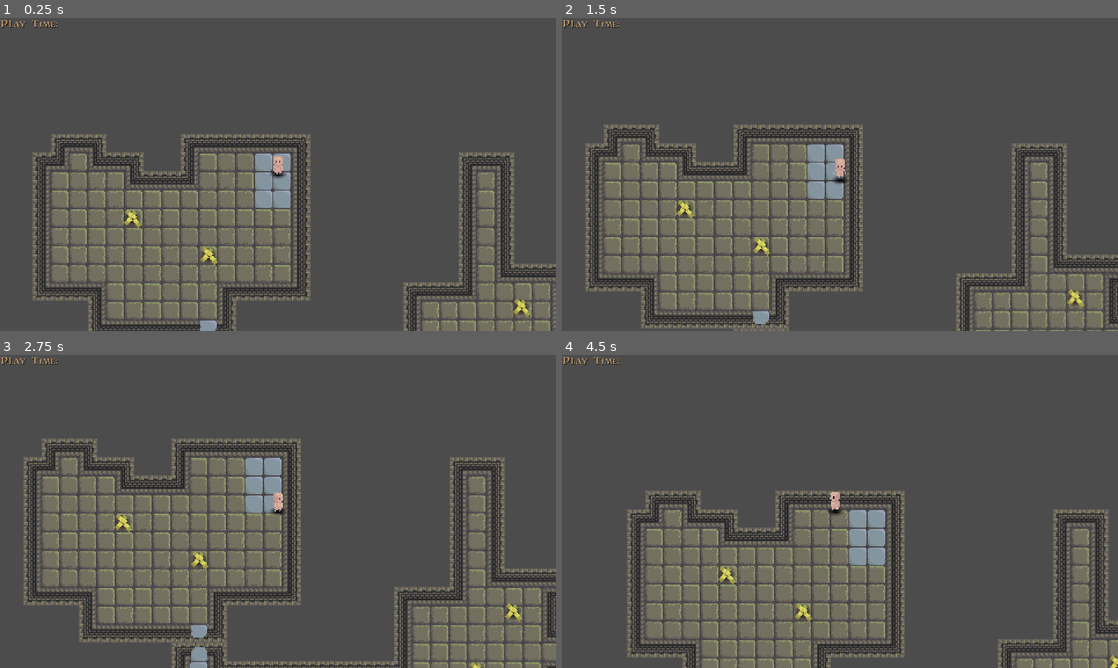
Above: before the commit, frames 1-4 (two rows, left to right).
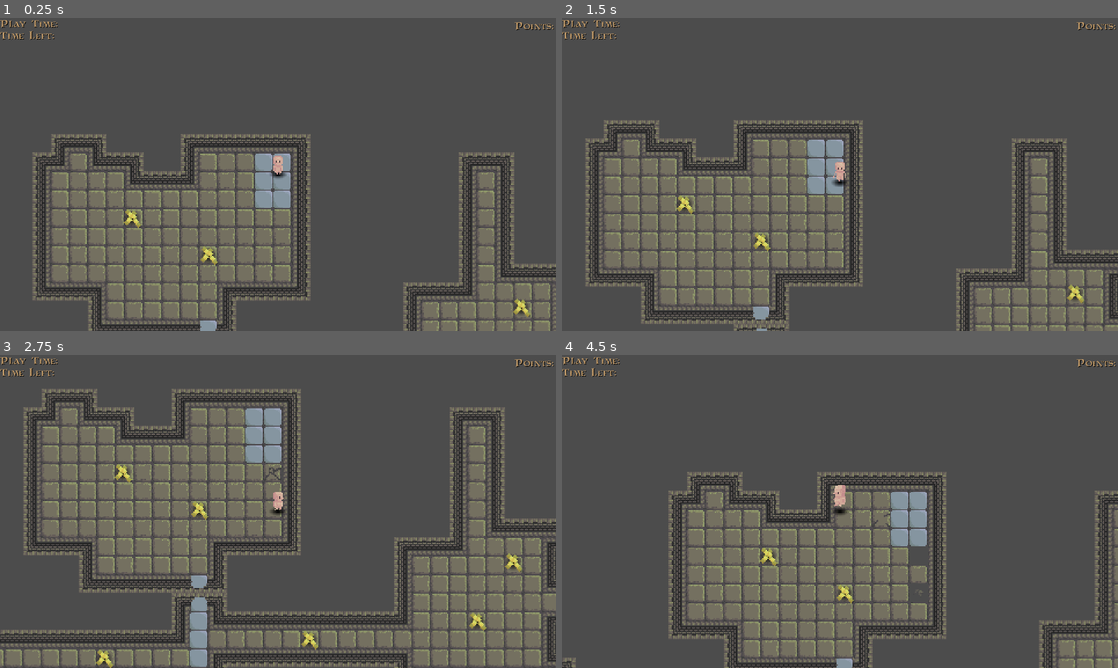
Above: after the commit, the same moments.

Repository: ObsidianBlk/DungeonFall
Game: Godot game, scene res://World.tscn
Same seed, same stepped clock (60 frames per second), same inputs: the game is played once before the commit and once after it.
Inputs:
- Up to frame 1 (0.25 s): no input
- Up to frame 2 (1.5 s): tap Enter at 0.5 s; hold D (move_right) 0.53-1.28 s; tap Space (jump) at 0.6, 0.77, 1.07 s; hold S (move_down) from 1.28 s (still down); tap Ctrl at 1.35 s
- Up to frame 3 (2.75 s): tap Space (jump) at 1.52, 1.55, 1.82, 2.3 s; release S (move_down) at 2.03 s; hold D (move_right) from 2.03 s (still down); hold Shift from 2.03 s (still down)
- Up to frame 4 (4.5 s): tap Space (jump) at 2.75, 3.02, 3.05, 3.32, 3.6, 3.77, 4.07 s; release D (move_right) at 2.78 s; release Shift at 2.78 s; hold W (move_up) 2.78-3.53 s; tap R at 2.85 s; hold A (move_left) from 3.53 s (still down); tap Ctrl at 4.35 s

The runs differ from the first frame. In frame 1, 0.2% of the frame differs, in the area x 0-100%, y 1-8%; in frame 2, 13%; in frame 3, 33%, in the area x 0-100%, y 1-100%; in frame 4, 22%.

Commit message:
Tweaked player-maptile interactions. Allowed for player speed to be changed outside of class. Fixed player death to idle reset issue. Points now display in UI.

Diff:
--- a/World.tscn
+++ b/World.tscn
@@ -1,10 +1,11 @@
-[gd_scene load_steps=18 format=2]
-
-[ext_resource path="res://scripts/UI/Timer.gd" type="Script" id=1]
+[gd_scene load_steps=19 format=2]
+
+[ext_resource path="res://scripts/UI/ValTracker.gd" type="Script" id=1]
 [ext_resource path="res://objects/player/Player.tscn" type="PackedScene" id=2]
 [ext_resource path="res://objects/camera/Camera.tscn" type="PackedScene" id=3]
 [ext_resource path="res://scripts/World.gd" type="Script" id=4]
 [ext_resource path="res://scripts/UI/TimersCTRL.gd" type="Script" id=5]
+[ext_resource path="res://scripts/UI/SimpleUI.gd" type="Script" id=6]
 
 [sub_resource type="DynamicFontData" id=1]
 font_path = "res://assets/fonts/SATAM___.TTF"
@@ -59,6 +60,7 @@
 
 [node name="Player" parent="Perma_Objects" instance=ExtResource( 2 )]
 position = Vector2( 71.7173, 75.7264 )
+units_per_second = 6
 
 [node name="Camera" parent="Perma_Objects" instance=ExtResource( 3 )]
 
@@ -103,26 +105,23 @@
 "_edit_use_anchors_": false
 }
 
-[node name="Top Bar" type="HBoxContainer" parent="CanvasLayer/UI/Game"]
-anchor_right = 1.0
-margin_bottom = 172.0
-__meta__ = {
-"_edit_use_anchors_": false
-}
-
-[node name="Timers" type="VBoxContainer" parent="CanvasLayer/UI/Game/Top Bar"]
+[node name="Timers" type="VBoxContainer" parent="CanvasLayer/UI/Game"]
 margin_right = 308.0
 margin_bottom = 172.0
 script = ExtResource( 5 )
-
-[node name="Play Time" type="HBoxContainer" parent="CanvasLayer/UI/Game/Top Bar/Timers"]
+__meta__ = {
+"_edit_use_anchors_": false
+}
+
+[node name="Play Time" type="HBoxContainer" parent="CanvasLayer/UI/Game/Timers"]
 margin_right = 308.0
 margin_bottom = 55.0
 custom_constants/separation = 24
 script = ExtResource( 1 )
 signal_name = "play_time_changed"
-
-[node name="Label" type="Label" parent="CanvasLayer/UI/Game/Top Bar/Timers/Play Time"]
+value_label_node_path = NodePath("Time")
+
+[node name="Label" type="Label" parent="CanvasLayer/UI/Game/Timers/Play Time"]
 margin_top = 9.0
 margin_right = 200.0
 margin_bottom = 46.0
@@ -133,7 +132,7 @@
 custom_constants/shadow_offset_y = 2
 text = "Play Time:"
 
-[node name="Time" type="Label" parent="CanvasLayer/UI/Game/Top Bar/Timers/Play Time"]
+[node name="Time" type="Label" parent="CanvasLayer/UI/Game/Timers/Play Time"]
 margin_left = 224.0
 margin_right = 308.0
 margin_bottom = 55.0
@@ -141,15 +140,16 @@
 custom_colors/font_color = Color( 0.67451, 0.67451, 0.67451, 1 )
 text = "0.00"
 
-[node name="Level Time" type="HBoxContainer" parent="CanvasLayer/UI/Game/Top Bar/Timers"]
+[node name="Level Time" type="HBoxContainer" parent="CanvasLayer/UI/Game/Timers"]
 margin_top = 59.0
 margin_right = 308.0
 margin_bottom = 114.0
 custom_constants/separation = 36
 script = ExtResource( 1 )
 signal_name = "level_time_changed"
-
-[node name="Label" type="Label" parent="CanvasLayer/UI/Game/Top Bar/Timers/Level Time"]
+value_label_node_path = NodePath("Time")
+
+[node name="Label" type="Label" parent="CanvasLayer/UI/Game/Timers/Level Time"]
 margin_top = 9.0
 margin_right = 188.0
 margin_bottom = 46.0
@@ -160,7 +160,7 @@
 custom_constants/shadow_offset_y = 2
 text = "Time Left:"
 
-[node name="Time" type="Label" parent="CanvasLayer/UI/Game/Top Bar/Timers/Level Time"]
+[node name="Time" type="Label" parent="CanvasLayer/UI/Game/Timers/Level Time"]
 margin_left = 224.0
 margin_right = 308.0
 margin_bottom = 55.0
@@ -168,10 +168,46 @@
 custom_colors/font_color = Color( 0.913725, 0.329412, 0.14902, 1 )
 text = "0.00"
 
+[node name="Points" type="HBoxContainer" parent="CanvasLayer/UI/Game"]
+anchor_left = 1.0
+anchor_right = 1.0
+anchor_bottom = 0.052
+margin_left = -413.0
+margin_right = -2.0
+margin_bottom = -2.16
+alignment = 2
+script = ExtResource( 1 )
+__meta__ = {
+"_edit_use_anchors_": false
+}
+signal_name = "points_value_changed"
+value_label_node_path = NodePath("Value")
+
+[node name="Label" type="Label" parent="CanvasLayer/UI/Game/Points"]
+margin_left = 247.0
+margin_top = 9.0
+margin_right = 383.0
+margin_bottom = 46.0
+custom_fonts/font = SubResource( 2 )
+custom_colors/font_color = Color( 0.764706, 0.611765, 0.415686, 1 )
+custom_colors/font_color_shadow = Color( 0, 0, 0, 1 )
+custom_constants/shadow_offset_x = 2
+custom_constants/shadow_offset_y = 2
+text = "Points:"
+
+[node name="Value" type="Label" parent="CanvasLayer/UI/Game/Points"]
+margin_left = 387.0
+margin_right = 411.0
+margin_bottom = 55.0
+custom_fonts/font = SubResource( 4 )
+custom_colors/font_color = Color( 0.67451, 0.67451, 0.67451, 1 )
+text = "0"
+
 [node name="Level Transition" type="Control" parent="CanvasLayer/UI"]
 visible = false
 anchor_right = 1.0
 anchor_bottom = 1.0
+script = ExtResource( 6 )
 __meta__ = {
 "_edit_use_anchors_": false
 }
@@ -199,9 +235,9 @@
 
 [node name="Info" type="VBoxContainer" parent="CanvasLayer/UI/Level Transition/CenterContainer"]
 margin_left = 469.0
-margin_top = 452.0
+margin_top = 423.0
 margin_right = 1451.0
-margin_bottom = 627.0
+margin_bottom = 657.0
 
 [node name="Label" type="Label" parent="CanvasLayer/UI/Level Transition/CenterContainer/Info"]
 margin_right = 982.0
@@ -216,6 +252,7 @@
 margin_bottom = 132.0
 script = ExtResource( 1 )
 signal_name = "play_time_changed"
+value_label_node_path = NodePath("Time")
 
 [node name="Label" type="Label" parent="CanvasLayer/UI/Level Transition/CenterContainer/Info/CompTime"]
 margin_top = 8.0
@@ -232,10 +269,33 @@
 custom_fonts/font = SubResource( 10 )
 text = "0.00"
 
-[node name="BTN_NextLevel" type="Button" parent="CanvasLayer/UI/Level Transition/CenterContainer/Info"]
+[node name="CompPoints" type="HBoxContainer" parent="CanvasLayer/UI/Level Transition/CenterContainer/Info"]
 margin_top = 136.0
 margin_right = 982.0
-margin_bottom = 175.0
+margin_bottom = 191.0
+script = ExtResource( 1 )
+signal_name = "points_value_changed"
+value_label_node_path = NodePath("Points")
+
+[node name="Label" type="Label" parent="CanvasLayer/UI/Level Transition/CenterContainer/Info/CompPoints"]
+margin_top = 8.0
+margin_right = 273.0
+margin_bottom = 47.0
+custom_fonts/font = SubResource( 8 )
+custom_colors/font_color = Color( 0.752941, 0.760784, 0.635294, 1 )
+text = "Total Points:"
+
+[node name="Points" type="Label" parent="CanvasLayer/UI/Level Transition/CenterContainer/Info/CompPoints"]
+margin_left = 277.0
+margin_right = 301.0
+margin_bottom = 55.0
+custom_fonts/font = SubResource( 10 )
+text = "0"
+
+[node name="BTN_NextLevel" type="Button" parent="CanvasLayer/UI/Level Transition/CenterContainer/Info"]
+margin_top = 195.0
+margin_right = 982.0
+margin_bottom = 234.0
 custom_fonts/font = SubResource( 12 )
 text = "Continue to Next Level"
 
@@ -245,3 +305,4 @@
 anchor_bottom = 1.0
 [connection signal="dead" from="Perma_Objects/Player" to="." method="_on_player_death"]
 [connection signal="pressed" from="CanvasLayer/UI/Level Transition/CenterContainer/Info/BTN_NextLevel" to="." method="_on_continue_to_level"]
+[connection signal="pressed" from="CanvasLayer/UI/Level Transition/CenterContainer/Info/BTN_NextLevel" to="CanvasLayer/UI/Level Transition" method="_on_change_visible" binds= [ false ]]
--- a/levels/test_level/Test_Level.tscn
+++ b/levels/test_level/Test_Level.tscn
@@ -11,6 +11,8 @@
 [node name="Test_Level" type="Node2D"]
 script = ExtResource( 3 )
 level_name = "Test Level"
+level_max_timer = 15.0
+level_timer_autostart = false
 next_level_path = "res://levels/Test2_Level.tscn"
 map_node_path = NodePath("Map")
 player_container_node_path = NodePath("Player_Container")
--- a/objects/player/Player.gd
+++ b/objects/player/Player.gd
@@ -5,7 +5,6 @@
 signal dead
 
 const PIXELS_PER_UNIT = 16
-const UNITS_PER_SECOND = 4
 
 
 enum ACTION {DOWN=0, UP=1, LEFT=2, RIGHT=3}
@@ -15,7 +14,9 @@
 export var down_texture : Resource = null
 export var right_texture : Resource = null
 export var map_node_path : NodePath = "" setget _set_map_node_path
+export(int, 1, 1000) var units_per_second = 4
 export(float, 0.0, 200.0) var max_hp = 100.0
+export(int, 0, 16) var footprint = 2 # In pixels
 export(float, 0.1) var jump_height_time = 0.5 # in seconds
 export(float, 0.0) var jump_coyote_time = 0.25 # in seconds
 export(float, 0.1) var jump_scale_delta = 0.1 # The change in scale from baseline to max jump height.
@@ -141,7 +142,7 @@
 
 func is_over_pit():
 	if map_node != null and map_node.has_method("is_over_pit"):
-		return map_node.is_over_pit(global_position)
+		return map_node.is_over_pit(global_position, footprint)
 	return false
 
 func move(delta, dx, dy):
@@ -163,7 +164,8 @@
 			dy = 1
 		velocity.y = dy
 
-	velocity = velocity.normalized() * (PIXELS_PER_UNIT * UNITS_PER_SECOND * delta)
+	velocity = velocity.normalized() * (PIXELS_PER_UNIT * units_per_second * delta)
+	#print("Velocity: ", velocity)
 	update_facing() # Not sure if I'll keep this here
 
 
--- a/objects/player/Player.tscn
+++ b/objects/player/Player.tscn
@@ -101,6 +101,7 @@
 [sub_resource type="Animation" id=4]
 resource_name = "idle"
 length = 0.1
+loop = true
 tracks/0/type = "value"
 tracks/0/path = NodePath("Body:frame")
 tracks/0/interp = 1
@@ -370,7 +371,7 @@
 input_2/auto_advance = false
 
 [sub_resource type="AnimationNodeBlendTree" id=24]
-graph_offset = Vector2( -720, 68.5 )
+graph_offset = Vector2( -770.182, -36.5 )
 nodes/Animation/node = SubResource( 17 )
 nodes/Animation/position = Vector2( -607, 39 )
 "nodes/Animation 2/node" = SubResource( 10 )
@@ -400,7 +401,7 @@
 nodes/run_mult/position = Vector2( -400, -120 )
 nodes/state/node = SubResource( 23 )
 nodes/state/position = Vector2( 120, 160 )
-node_connections = [ "idle", 0, "Animation", "idle", 1, "Ani …(87 unchanged characters)… OneShot", "OneShot", 0, "Animation 8", "moving", 0, "run_mult", "moving", 1, "idle", "run_mult", 0, "Animation 3", "air", 0, "Animation 4", "air", 1, "Animation 5", "air", 2, "Animation 6", "air", 3, "Animation 7" ]
+node_connections = [ "idle", 0, "Animation", "idle", 1, "Ani …(87 unchanged characters)… OneShot", "OneShot", 0, "Animation 8", "air", 0, "Animation 4", "air", 1, "Animation 5", "air", 2, "Animation 6", "air", 3, "Animation 7", "moving", 0, "run_mult", "moving", 1, "idle", "run_mult", 0, "Animation 3" ]
 
 [node name="Player" type="KinematicBody2D"]
 collision_layer = 256
--- a/objects/player/states/air.gd
+++ b/objects/player/states/air.gd
@@ -31,7 +31,9 @@
 		if host.is_over_pit():
 			emit_signal("finished", "death")
 			return
-		host.set_anim_param("parameters/air/current", 3)
+		emit_signal("finished", "idle")
+		return
+		#host.set_anim_param("parameters/air/current", 3)
 	else:
 		move(delta)
 		if host.jump_time >= 0.0: # Jumping
--- a/project.godot
+++ b/project.godot
@@ -10,6 +10,11 @@
 
 _global_script_classes=[ {
 "base": "Node2D",
+"class": "CollapsingTile",
+"language": "GDScript",
+"path": "res://scripts/CollapsingTile.gd"
+}, {
+"base": "Node2D",
 "class": "DFWorld",
 "language": "GDScript",
 "path": "res://scripts/World.gd"
@@ -20,6 +25,7 @@
 "path": "res://scripts/FSM/State.gd"
 } ]
 _global_script_class_icons={
+"CollapsingTile": "",
 "DFWorld": "",
 "State": ""
 }
--- /dev/null
+++ b/scripts/CollapsingTile.gd
@@ -0,0 +1,11 @@
+extends Node2D
+class_name CollapsingTile
+
+
+var safe = true
+
+func is_safe():
+	return safe
+
+func _unsafe():
+	safe = false
--- a/scripts/DFLevel.gd
+++ b/scripts/DFLevel.gd
@@ -10,6 +10,7 @@
 
 export var level_name : String = "Level"
 export var level_max_timer : float = 0.0
+export var level_timer_autostart : bool = true
 export var next_level_path : String = ""
 export var next_level_proceedural : bool = false
 export var next_level_seed : int = 0
@@ -20,9 +21,11 @@
 export var player_start_path : NodePath = ""
 
 
+var start_pos = null
 var player_node : Node2D = null
 var camera_node : Node2D = null
 
+var timer_started = false
 var play_timer = 0.0
 var last_play_timer = ""
 var last_level_timer = ""
@@ -35,26 +38,37 @@
 	var map = get_node(map_node_path)
 	if map != null:
 		map.connect("pickup", self, "_on_pickup")
+	emit_signal("point_update", points)
+	emit_signal("play_timer_changed", play_timer)
+	if level_max_timer > 0.0:
+		emit_signal("level_timer_changed", level_max_timer - play_timer)
+	else:
+		emit_signal("level_timer_changed", 0)
+	timer_started = level_timer_autostart
 
 func _physics_process(delta):
-	play_timer += delta
-	var new_play_timer = str(play_timer).pad_decimals(2)
-	if new_play_timer != last_play_timer:
-		last_play_timer = new_play_timer
-		emit_signal("play_timer_changed", play_timer)
-	if level_max_timer > 0.0 and not collpased:
-		if level_max_timer - play_timer <= 0.0:
-			collpased = true
-			emit_signal("level_timer_changed", 0.0)
-			print("Collapse the floors!")
-			var map = get_node(map_node_path)
-			if map != null:
-				map._collapse_level()
-		else:
-			var new_level_timer = str(level_max_timer - play_timer).pad_decimals(2)
-			if new_level_timer != last_level_timer:
-				last_level_timer = new_level_timer
-				emit_signal("level_timer_changed", level_max_timer - play_timer)
+	if timer_started:
+		play_timer += delta
+		var new_play_timer = str(play_timer).pad_decimals(2)
+		if new_play_timer != last_play_timer:
+			last_play_timer = new_play_timer
+			emit_signal("play_timer_changed", play_timer)
+		if level_max_timer > 0.0 and not collpased:
+			if level_max_timer - play_timer <= 0.0:
+				collpased = true
+				emit_signal("level_timer_changed", 0.0)
+				print("Collapse the floors!")
+				var map = get_node(map_node_path)
+				if map != null:
+					map._collapse_level()
+			else:
+				var new_level_timer = str(level_max_timer - play_timer).pad_decimals(2)
+				if new_level_timer != last_level_timer:
+					last_level_timer = new_level_timer
+					emit_signal("level_timer_changed", level_max_timer - play_timer)
+	elif start_pos != null:
+		if start_pos != player_node.global_position or player_node.inair:
+			timer_started = true
 
 
 func _swap_to_container(container : Node2D, obj : Node2D):
@@ -82,8 +96,9 @@
 
 	if container != null and player_start != null:
 		player_node = player
+		start_pos = player_start.global_position
 		_swap_to_container(container, player)
-		player.global_position = player_start.global_position
+		player.global_position = start_pos
 		player.map_node_path = self.get_path()
 		map.set_player(player)
 		_connect_camera_to_player()
@@ -118,11 +133,11 @@
 	camera_node = null
 
 
-func is_over_pit(pos : Vector2):
+func is_over_pit(pos : Vector2, footprint : int = 0):
 	if map_node_path != "":
 		var map = get_node(map_node_path)
 		if map != null:
-			return map._is_over_pit(pos)
+			return map._is_over_pit(pos, footprint)
 	return false
 
 
--- a/scripts/Map.gd
+++ b/scripts/Map.gd
@@ -113,15 +113,27 @@
 			_redraw_floors()
 	else:
 		if floors_map != null and player != null and not player.inair:
-			var mpos = floors_map.world_to_map(player.position)
-			var tindex = floors_map.get_cellv(mpos)
-			if tindex >= 1 and tindex <= floor_tile_count:
-				_set_collapsing_tile(mpos)
+			if player.footprint > 0:
+				var px = player.position.x
+				var py = player.position.y
+				var fp = player.footprint
+				_check_for_collapsable_tile(Vector2(px + fp, py))
+				_check_for_collapsable_tile(Vector2(px - fp, py))
+				_check_for_collapsable_tile(Vector2(px, py + fp))
+				_check_for_collapsable_tile(Vector2(px, py - fp))
+			else:
+				_check_for_collapsable_tile(player.position)
 
 
 func _physics_process(delta):
 	if not Engine.editor_hint:
 		_update_collapsing_tiles(delta)
+
+func _check_for_collapsable_tile(pos : Vector2):
+	var mpos = floors_map.world_to_map(pos)
+	var tindex = floors_map.get_cellv(mpos)
+	if tindex >= 1 and tindex <= floor_tile_count:
+		_set_collapsing_tile(mpos)
 
 func _get_ctile_obj_from_map_position(mpos : Vector2):
 	if floors_map != null:
@@ -146,6 +158,7 @@
 			if ctile != null:
 				floors_map.set_cellv(tpos, -1)
 				var t = ctile.instance()
+				t.name = "CT_" + key
 				t.position = (tpos * cell_size) + Vector2(hcell_size, hcell_size)
 				# TODO: Shouldn't "Collapsing" be a NodePath export variable?
 				get_parent().get_node("Collapsing").add_child(t)
@@ -155,6 +168,7 @@
 
 	for key in rkeys:
 		collapsing_tiles.erase(key)
+
 
 # NOTE: Should only ever be used in the editor!
 # I've been warned
@@ -186,13 +200,33 @@
 		_set_collapsing_tile(f)
 
 
-func _is_over_pit(pos : Vector2):
+func _is_over_pit(pos : Vector2, footprint : int = 0):
 	if floors_map == null:
 		return false
 
-	var mpos = floors_map.world_to_map(pos)
-	var tindex = floors_map.get_cellv(mpos)
-	return tindex < 1
+	var result = false
+	if footprint > 0:
+		result = true
+		for i in range(0, footprint):
+			var npos1 = Vector2(pos.x + footprint, pos.y)
+			var npos2 = Vector2(pos.x - footprint, pos.y)
+			var npos3 = Vector2(pos.x, pos.y + footprint)
+			var npos4 = Vector2(pos.x, pos.y - footprint)
+			result = _is_over_pit(npos1) and _is_over_pit(npos2) and _is_over_pit(npos3) and _is_over_pit(npos4)
+			if not result:
+				return false
+		result = _is_over_pit(pos)
+	else:
+		var mpos = floors_map.world_to_map(pos)
+		var tindex = floors_map.get_cellv(mpos)
+		if tindex < 1:
+			result = true
+			var key = String(mpos.x) + "x" + String(mpos.y)
+			# TODO: Shouldn't "Collapsing" be a NodePath export variable?
+			var ctn = get_parent().get_node("Collapsing/CT_" + key)
+			if ctn != null:
+				result = not ctn.is_safe()
+	return result
 
 
 func _on_gold_pickup():
--- /dev/null
+++ b/scripts/UI/SimpleUI.gd
@@ -0,0 +1,5 @@
+extends Control
+
+
+func _on_change_visible(e):
+	visible = (e == true)
--- a/scripts/UI/Timer.gd
+++ /dev/null
@@ -1,12 +0,0 @@
-extends Control
-
-
-export var signal_name : String = ""
-
-func _ready():
-	if signal_name != "":
-		get_tree().get_root().get_node("World").connect(signal_name, self, "_on_time_changed")
-
-
-func _on_time_changed(val):
-	$Time.text = val
--- /dev/null
+++ b/scripts/UI/ValTracker.gd
@@ -0,0 +1,17 @@
+extends Control
+
+
+export var signal_name : String = ""
+export var value_label_node_path : NodePath = ""
+
+var value_label_node = null
+
+func _ready():
+	value_label_node = get_node(value_label_node_path)
+	if signal_name != "":
+		get_tree().get_root().get_node("World").connect(signal_name, self, "_on_value_changed")
+
+
+func _on_value_changed(val):
+	if value_label_node != null:
+		value_label_node.text = val
--- a/scripts/World.gd
+++ b/scripts/World.gd
@@ -1,9 +1,13 @@
 extends Node2D
 class_name DFWorld
 
+signal points_value_changed(val)
 signal play_time_changed(val)
 signal level_time_changed(val)
 signal level_time_visible(enable)
+
+signal total_run_time(val)
+signal total_run_points(val)
 
 
 var TEST_LEVEL = "res://levels/test_level/Test_Level.tscn"
@@ -11,10 +15,23 @@
 var level = null
 var cur_level_info = {"src":TEST_LEVEL}
 
+var run_results = []
+var cur_level_stats = null
+
 onready var gameview = $GameView/Port
 
 func _ready():
 	load_level(cur_level_info.src)
+
+
+func _store_run():
+	if cur_level_stats != null:
+		run_results.append(cur_level_stats)
+	cur_level_stats = {
+		"points": 0,
+		"time": 0.00
+	}
+	print(run_results)
 
 func unload_level():
 	if level != null:
@@ -29,22 +46,24 @@
 		level.queue_free()
 		level = null
 
-func load_level(res_path : String):
+func load_level(res_path : String, new_level : bool = true):
 	var scene = load(res_path)
 	if scene != null:
+		if new_level:
+			_store_run()
+
 		unload_level()
 		level = scene.instance()
-		gameview.add_child(level)
 		level.connect("level_exit", self, "_on_level_exit")
 		level.connect("point_update", self, "_on_point_update")
 		level.connect("play_timer_changed", self, "_on_play_timer_changed")
-		emit_signal("play_time_changed", "0.00")
 		if level.level_max_timer > 0.0:
 			emit_signal("level_time_visible", true)
-			emit_signal("level_time_changed", "0.00")
 			level.connect("level_timer_changed", self, "_on_level_timer_changed")
 		else:
 			emit_signal("level_time_visible", false)
+		gameview.add_child(level)
+
 		$Perma_Objects/Player.revive() # Make sure player is alive again!
 		level.attach_player($Perma_Objects/Player)
 		level.attach_camera($Perma_Objects/Camera)
@@ -53,9 +72,13 @@
 
 
 func _on_point_update(points):
-	print("Points: ", points)
+	if cur_level_stats != null:
+		cur_level_stats.points = points
+	emit_signal("points_value_changed", str(points))
 
 func _on_play_timer_changed(time_val):
+	if cur_level_stats != null:
+		cur_level_stats.time = time_val
 	emit_signal("play_time_changed", str(time_val).pad_decimals(2))
 
 func _on_level_timer_changed(time_val):
@@ -68,12 +91,11 @@
 	$"CanvasLayer/UI/Level Transition".visible = true
 	get_tree().paused = true
 
-func _on_continue_to_level():
-	$"CanvasLayer/UI/Level Transition".visible = false
+func _on_continue_to_level(is_new_level : bool = true):
+	#$"CanvasLayer/UI/Level Transition".visible = false
 	$CanvasLayer/UI/Game.visible = true
 	get_tree().paused = false
-	load_level(cur_level_info.src)
+	load_level(cur_level_info.src, is_new_level)
 
 func _on_player_death():
-	unload_level()
-	load_level(cur_level_info.src)
+	load_level(cur_level_info.src, false)
--- a/tilesets/tilesetA/TileA.tscn
+++ b/tilesets/tilesetA/TileA.tscn
@@ -1,6 +1,7 @@
-[gd_scene load_steps=3 format=2]
+[gd_scene load_steps=4 format=2]
 
 [ext_resource path="res://assets/graphics/tilesets/tilesetA/Floor_Tile_A.png" type="Texture" id=1]
+[ext_resource path="res://scripts/CollapsingTile.gd" type="Script" id=2]
 
 [sub_resource type="Animation" id=1]
 resource_name = "collapsing"
@@ -192,15 +193,19 @@
 tracks/15/imported = false
 tracks/15/enabled = true
 tracks/15/keys = {
-"times": PoolRealArray( 1.5 ),
-"transitions": PoolRealArray( 1 ),
+"times": PoolRealArray( 0.4, 1.5 ),
+"transitions": PoolRealArray( 1, 1 ),
 "values": [ {
+"args": [  ],
+"method": "_unsafe"
+}, {
 "args": [  ],
 "method": "queue_free"
 } ]
 }
 
 [node name="TileA" type="Node2D"]
+script = ExtResource( 2 )
 
 [node name="A" type="Sprite" parent="."]
 visible = false
@@ -209,32 +214,32 @@
 region_rect = Rect2( 0, 0, 16, 16 )
 
 [node name="Fallables" type="Node2D" parent="."]
-modulate = Color( 1, 1, 1, 0.0392157 )
+modulate = Color( 1, 1, 1, 0.862745 )
 
 [node name="S1" type="Sprite" parent="Fallables"]
-rotation = -1.91637
-scale = Vector2( 0.1, 0.1 )
+rotation = -0.638791
+scale = Vector2( 0.7, 0.7 )
 texture = ExtResource( 1 )
 region_enabled = true
 region_rect = Rect2( 16, 0, 16, 16 )
 
 [node name="S2" type="Sprite" parent="Fallables"]
-rotation = -1.17112
-scale = Vector2( 0.1, 0.1 )
+rotation = -0.390372
+scale = Vector2( 0.590909, 0.590909 )
 texture = ExtResource( 1 )
 region_enabled = true
 region_rect = Rect2( 32, 0, 16, 16 )
 
 [node name="S3" type="Sprite" parent="Fallables"]
-rotation = 0.745256
-scale = Vector2( 0.1, 0.1 )
+rotation = 0.106465
+scale = Vector2( 0.871429, 0.871429 )
 texture = ExtResource( 1 )
 region_enabled = true
 region_rect = Rect2( 48, 0, 16, 16 )
 
 [node name="S4" type="Sprite" parent="Fallables"]
-rotation = 3.94095
-scale = Vector2( 0.05, 0.05 )
+rotation = 0.825541
+scale = Vector2( 0.7625, 0.7625 )
 texture = ExtResource( 1 )
 region_enabled = true
 region_rect = Rect2( 64, 0, 16, 16 )
